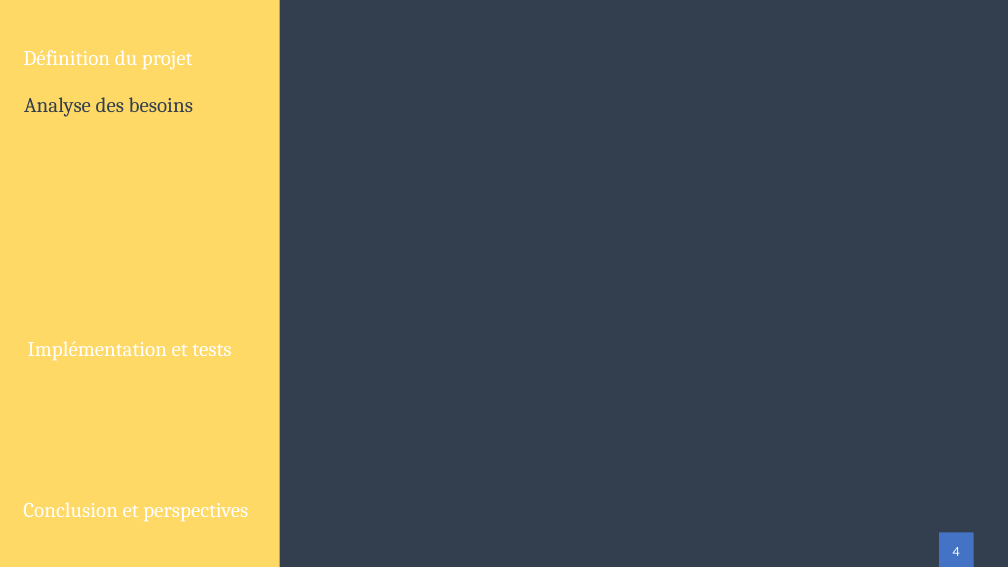
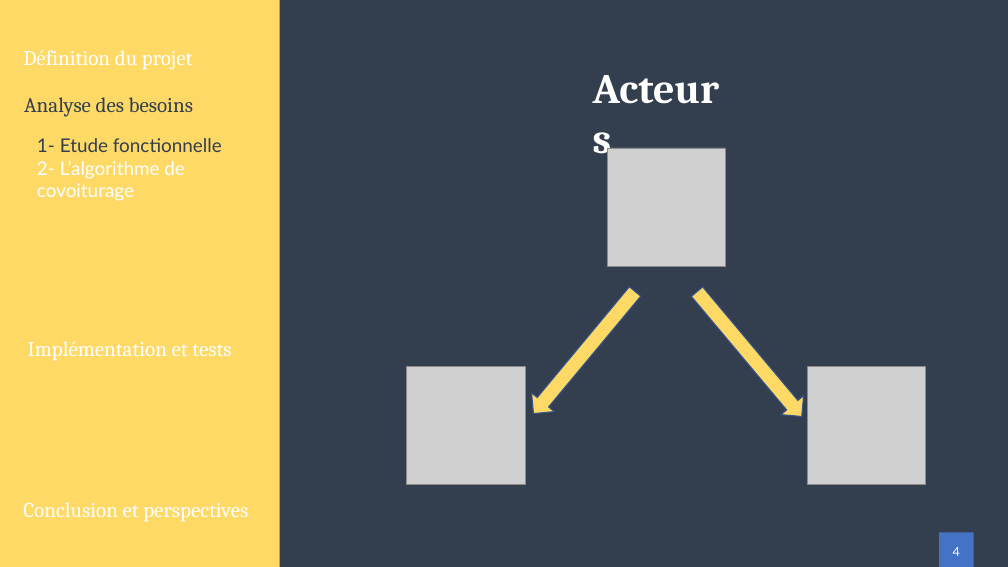
Before and after one commit to Zeuzif/thesis, a slide deck: slide 9 of presentation/Presentation.pptx. Drawn at 1008x567 pixels with LibreOffice and Linux fonts; fonts in the diff are those of the drawing; grey boxes stand for pictures. Boxes give left, top, right and bottom in pixels: in the first picture for what was removed or moved away, otherwise in the second. Text is boxed around its words. In the diff, an @@ line names an element or a change of style, - is before the commit and + after.

```diff
--- a/presentation/Presentation.pptx
+++ b/presentation/Presentation.pptx
@@ text added at [585,57,737,116], 40 pt, text #FFFFFF, bold @@
+Acteurs
@@ text added at [37,138,222,201], 18 pt, text #FFFFFF @@
+1- Etude fonctionnelle
+2- L’algorithme de covoiturage
@@ picture added at [607,148,725,266] @@
@@ down arrow added at [522,282,646,423], fill #FFD966, outline #325491 1 pt @@
@@ down arrow added at [686,283,813,426], fill #FFD966, outline #325491 1 pt @@
@@ picture added at [407,367,525,485] @@
@@ picture added at [808,367,926,485] @@
```
Also in this commit, not shown: 1 other slide changed, 6 slides added, 10 other files.
